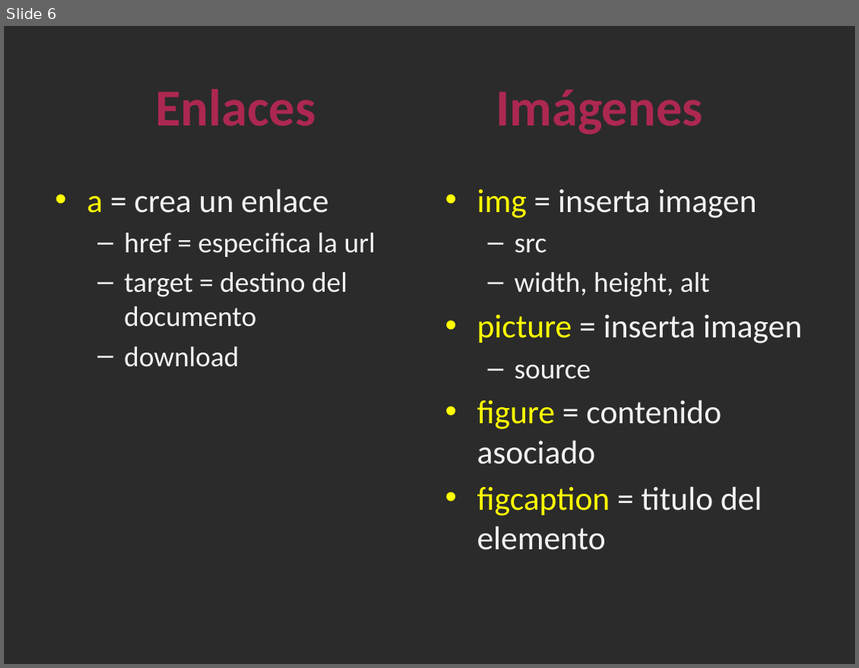
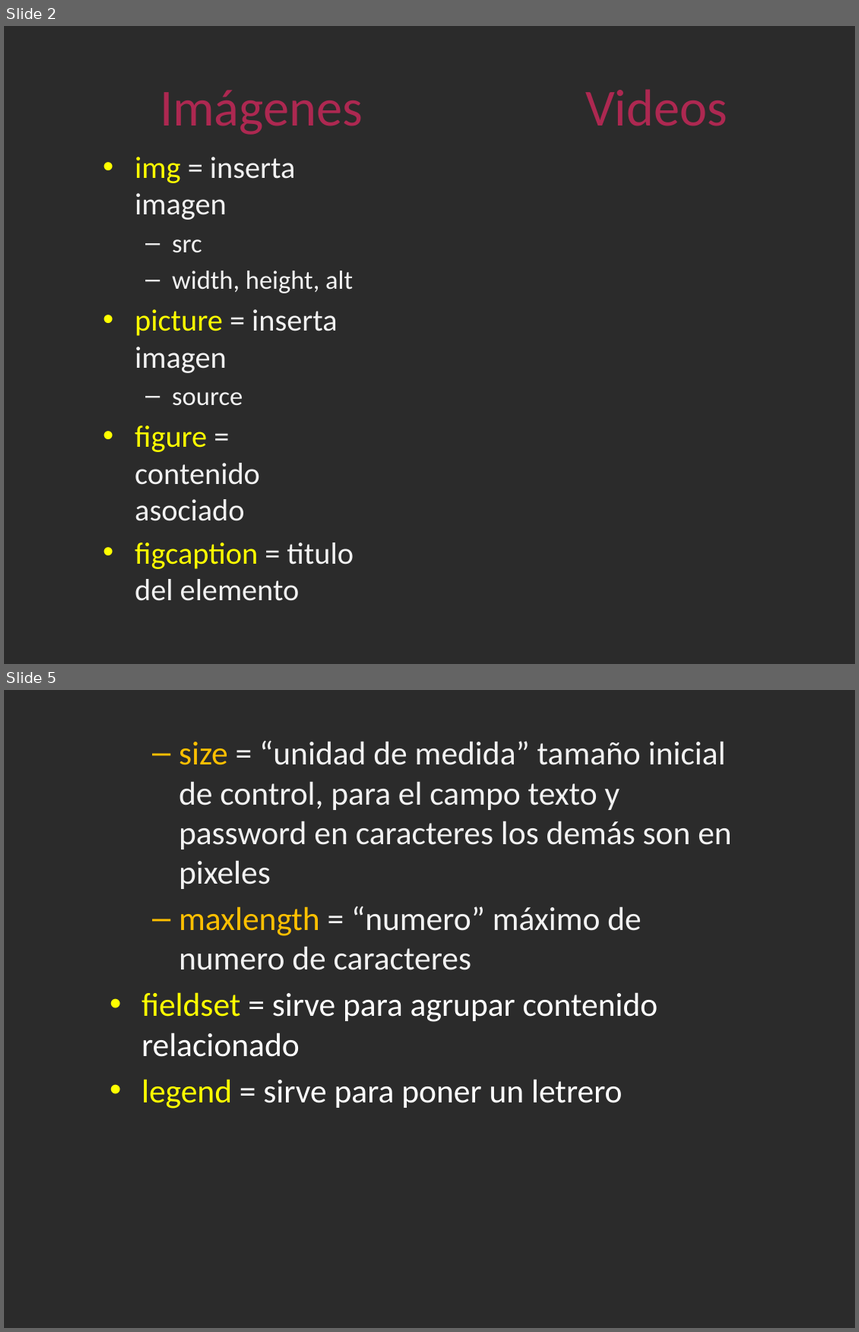
Before and after one commit to GEFullStackWeb/Sesiones, a slide deck: Sesion_2/Clase2_HTML.pptx. Shown one above the other, each under a label of ours: slide 6 before the commit, slides 2 and 5 after it; the slides between them are not shown. The pictures are 859x668 and 859x1332 pixels, drawn with LibreOffice and Linux fonts; fonts in the diff are those of the drawing; background and template pictures are left out; a plain dark background stands for a picture behind light text. Boxes give left, top, right and bottom in pixels: in the first picture for what was removed or moved away, otherwise in the second. Text is boxed around its words. In the diff, an @@ line names an element or a change of style, - is before the commit and + after.

Commit message:
documentos

```diff
--- a/Sesion_2/Clase2_HTML.pptx
+++ b/Sesion_2/Clase2_HTML.pptx
@@ slide 5 added at bbox=[4, 690, 855, 1328], background picture (left out) @@
@@ text added at bbox=[142, 740, 732, 1109], 28 pt, text #F2F2F2 @@
+  – size = “unidad de medida” tamaño inicial de control, para el campo texto y password en caracteres los demás son en pixeles
+  – maxlength = “numero” máximo de numero de caracteres
+• fieldset = sirve para agrupar contenido relacionado
+• legend = sirve para poner un letrero
@@ what was slide 6 is now slide 2 @@
@@ slide 2 changed as well @@
@@ title at bbox=[160, 89, 728, 135]: text changed; bold off @@
-Enlaces Imágenes
+Imágenes Videos
@@ text "img = inserta imagen": place and size @@
-text "img = inserta imagen" at bbox=[477, 189, 802, 550]
+text "img = inserta imagen" at bbox=[135, 157, 354, 601]
@@ text "img = inserta imagen" at bbox=[135, 157, 354, 601]: size 28 to 25.9 pt in "img = inserta imagen", "picture = inserta imagen", "figure = contenido asociado", "figcaption = titulo del elemento"; size 24 to 22.2 pt in "src", "width, height, alt", "source" @@
@@ text removed at bbox=[87, 189, 376, 367] @@
-• a = crea un enlace
-  – href = especifica la url
-  – target = destino del documento
-  – download
```
Also in this commit, not shown: 1 other slide changed, 4 other slides added, 5 slides removed.
